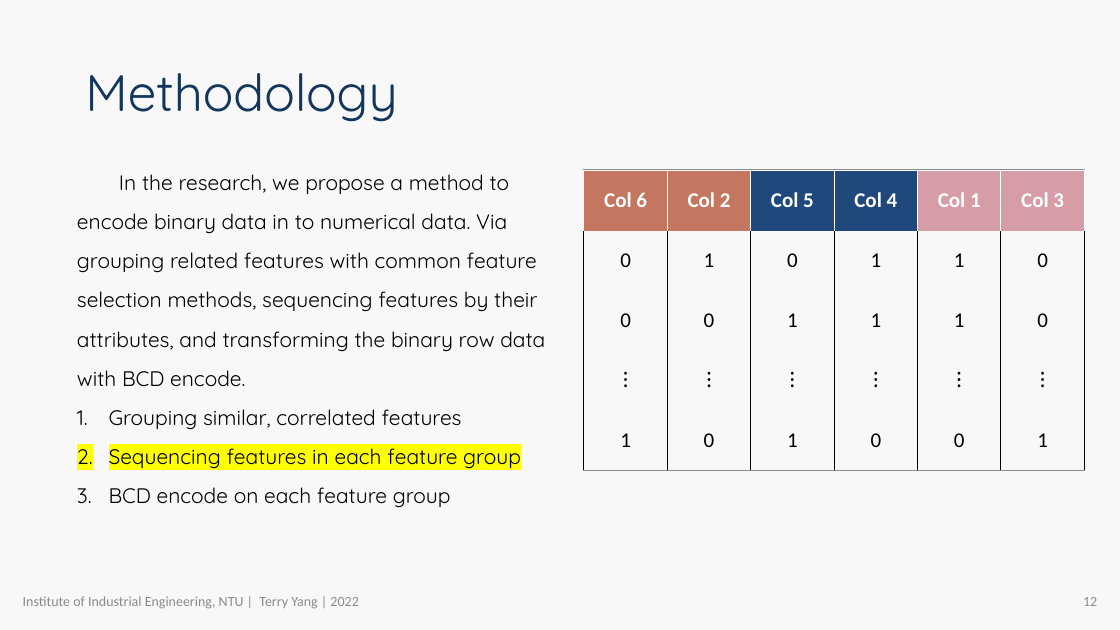
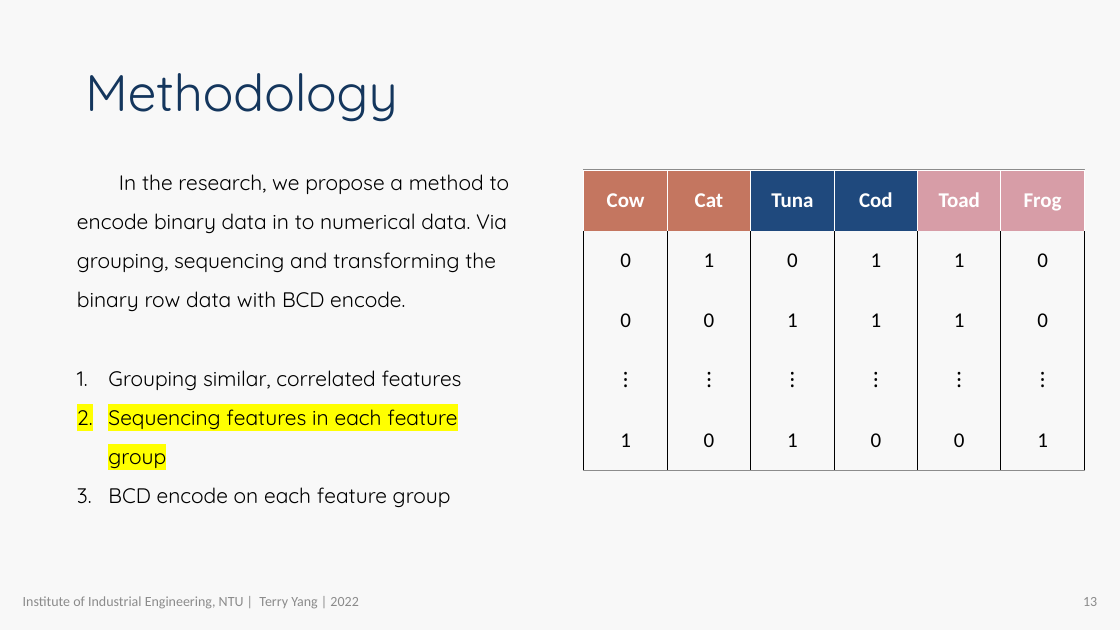
Before and after one commit to R64825/NTUIIE-Research, a slide deck: slide 13 of ppt/APIEMS TerryYang.pptx (slide 12 before the commit). Drawn at 1120x630 pixels with LibreOffice and Linux fonts; fonts in the diff are those of the drawing; grey boxes stand for pictures; background and template pictures are left out. Boxes give left, top, right and bottom in pixels: in the first picture for what was removed or moved away, otherwise in the second. Text is boxed around its words. In the diff, an @@ line names an element or a change of style, - is before the commit and + after.

```diff
--- a/ppt/APIEMS TerryYang.pptx
+++ b/ppt/APIEMS TerryYang.pptx
@@ text at (77,174,510,311): text changed @@
-In the research, we propose a method to encode binary data in to numerical data. Via grouping related features with common feature selection methods, sequencing features by their attributes, and transforming the binary row data with BCD encode.
+In the research, we propose a method to encode binary data in to numerical data. Via grouping, sequencing and transforming the binary row data with BCD encode.
@@ table at (584,171,1083,471) @@
-row 1: Col 6 | Col 2 | Col 5 | Col 4 | Col 1 | Col 3
+row 1: Cow | Cat | Tuna | Cod | Toad | Frog
```
Also in this commit, not shown: 17 other slides changed, 2 slides added, 1 slide removed, 2 other files.
